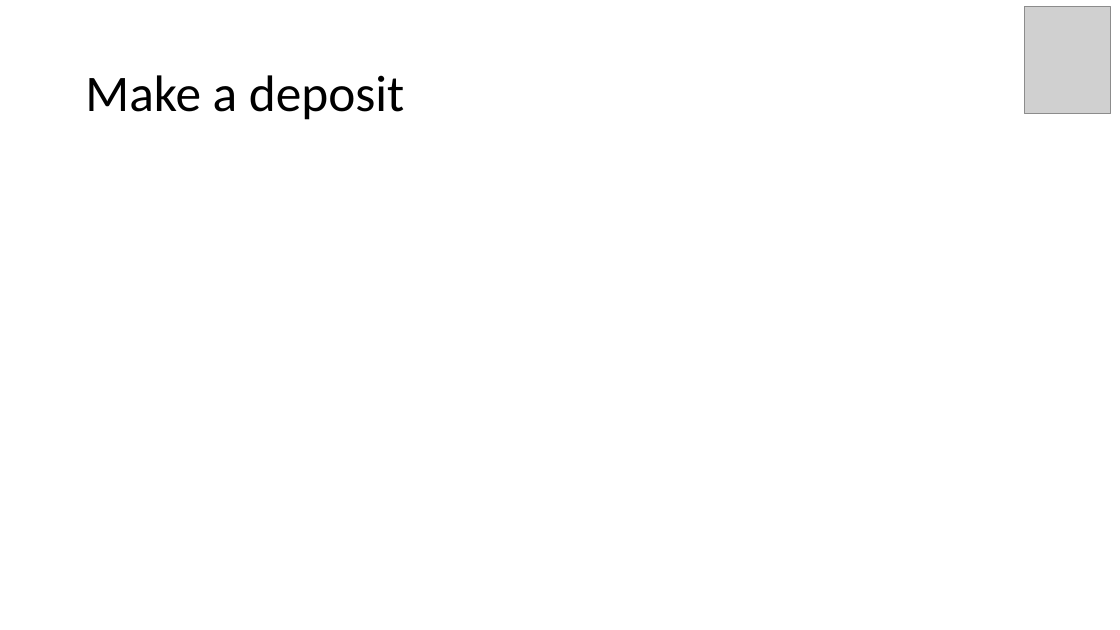
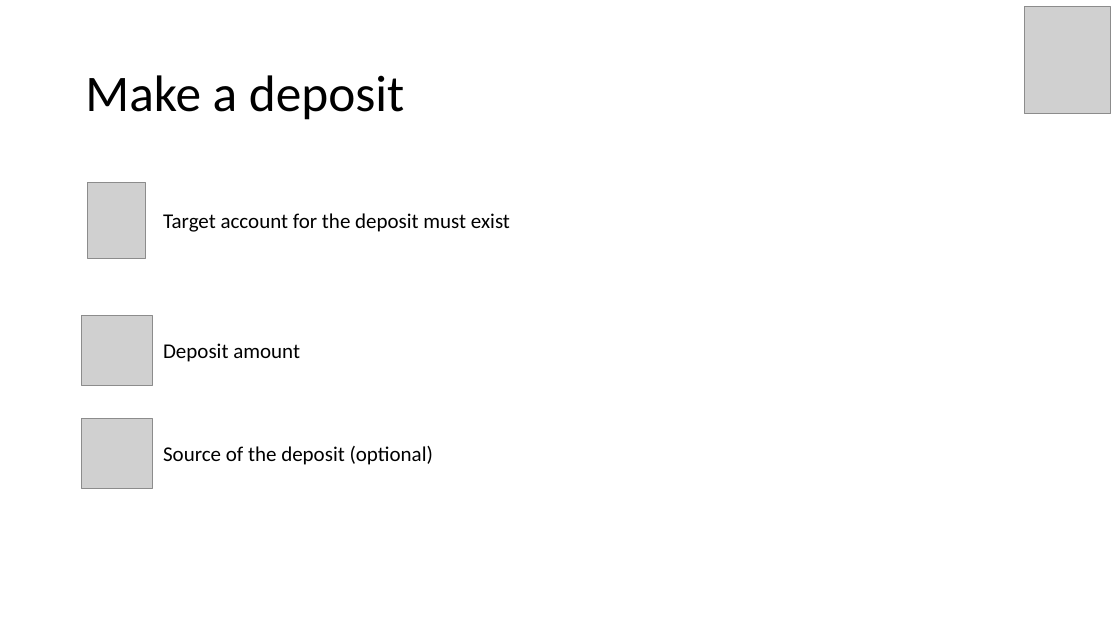
Before and after one commit to MerrionComputing/Presentations, a slide deck: slide 7 of Event sourcing on Azure functions code example.pptx (slide 5 before the commit). Drawn at 1120x630 pixels with LibreOffice and Linux fonts; fonts in the diff are those of the drawing; grey boxes stand for pictures. Boxes give left, top, right and bottom in pixels: in the first picture for what was removed or moved away, otherwise in the second. Text is boxed around its words. In the diff, an @@ line names an element or a change of style, - is before the commit and + after.

```diff
--- a/Event sourcing on Azure functions code example.pptx
+++ b/Event sourcing on Azure functions code example.pptx
@@ picture added at [88,182,146,259] @@
@@ text added at [163,213,510,232], 18 pt, text #000000 @@
+Target account for the deposit must exist
@@ picture added at [82,315,152,385] @@
@@ text added at [163,343,300,362], 18 pt, text #000000 @@
+Deposit amount
@@ picture added at [82,418,152,488] @@
@@ text added at [163,446,433,465], 18 pt, text #000000 @@
+Source of the deposit (optional)
```
Also in this commit, not shown: 11 other slides changed, 5 slides added.
